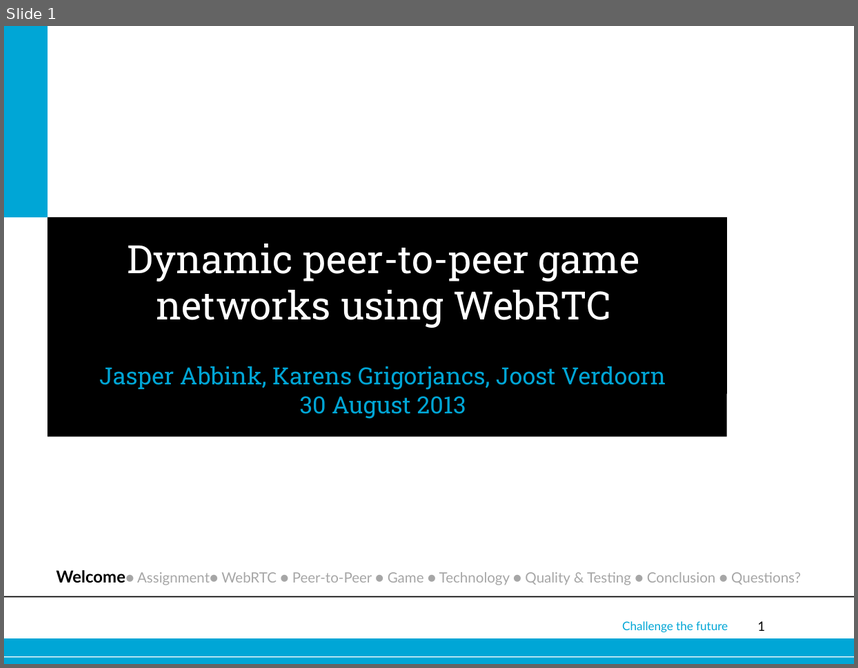
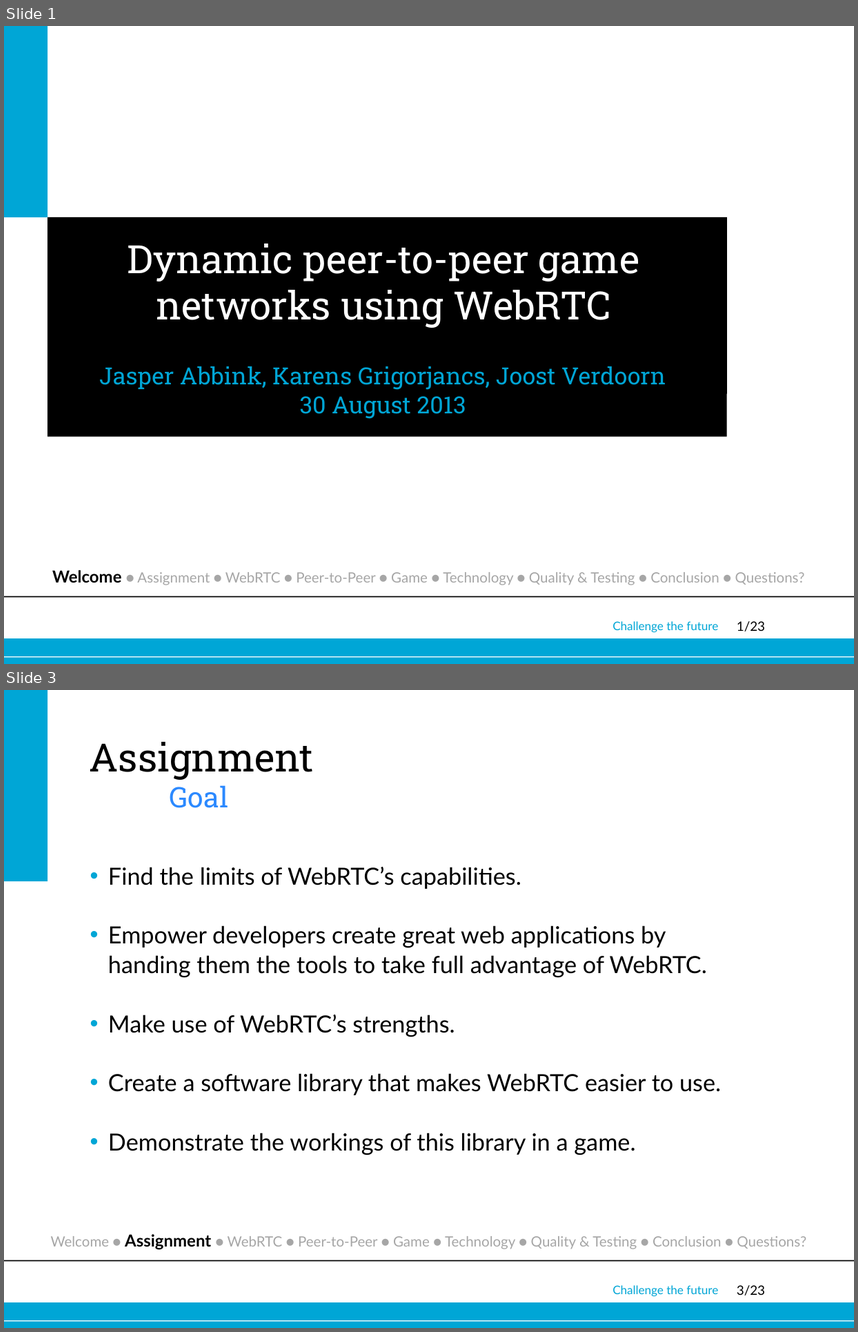
Before and after one commit to joostverdoorn/webrtc, a slide deck: documents/Eindpresentatie/webrtc.pptx. Shown one above the other, each under a label of ours: slide 1 before the commit, slides 1 and 3 after it; the slides between them are not shown. The pictures are 858x668 and 858x1332 pixels, drawn with LibreOffice and Linux fonts; fonts in the diff are those of the drawing; background and template pictures are left out. Boxes give left, top, right and bottom in pixels: in the first picture for what was removed or moved away, otherwise in the second. Text is boxed around its words. In the diff, an @@ line names an element or a change of style, - is before the commit and + after.

```diff
--- a/documents/Eindpresentatie/webrtc.pptx
+++ b/documents/Eindpresentatie/webrtc.pptx
@@ slide 3 added at <box>4,690,854,1328</box>, background #FFFFFF; not listed: 5 template elements that a slide beside it also shows @@
@@ rectangle added at <box>4,690,47,881</box>, fill #00A6D6 @@
@@ title added at <box>90,742,314,808</box>, 33 pt, text #000000 @@
+Assignment
+Goal
@@ text added at <box>108,867,721,1155</box>, 20 pt, text #000000 @@
+• Find the limits of WebRTC’s capabilities.
+• Empower developers create great web applications by handing them the tools to take full advantage of WebRTC.
+• Make use of WebRTC’s strengths.
+• Create a software library that makes WebRTC easier to use.
+• Demonstrate the workings of this library in a game.
@@ text added at <box>51,1234,806,1250</box>, 12 pt, text #A6A6A6 @@
+Welcome ● Assignment ● WebRTC ● Peer-to-Peer ● Game ● Technology ● Quality & Testing ● Conclusion ● Questions?
@@ slide 1 changed as well @@
@@ text at <box>52,570,805,585</box>: spaces changed @@
-Welcome● Assignment● WebRTC ● Peer-to-Peer ● Game ● Technology ● Quality & Testing ● Conclusion ● Questions?
+Welcome ● Assignment ● WebRTC ● Peer-to-Peer ● Game ● Technology ● Quality & Testing ● Conclusion ● Questions?
@@ text "Challenge the future": place and size @@
-text "Challenge the future" at <box>622,621,728,632</box>
+text "Challenge the future" at <box>613,621,718,632</box>
@@ page number at <box>737,621,765,631</box>: text changed @@
-1
+1/23
```
Also in this commit, not shown: 15 other slides changed, 6 other slides added.
